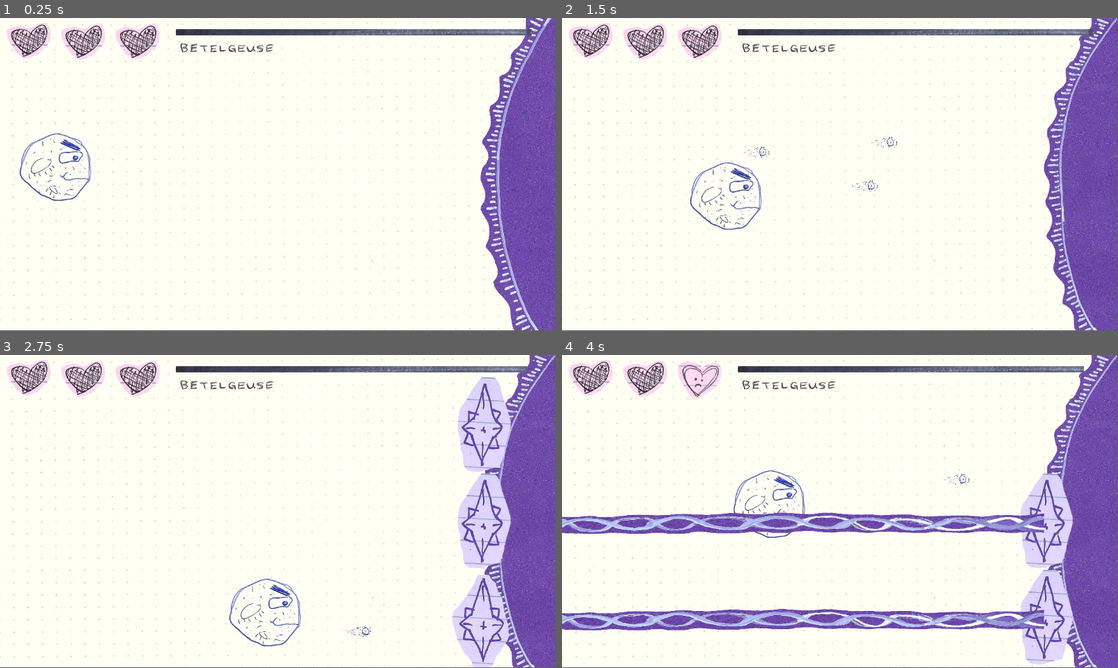
Above: before the commit, frames 1-4 (two rows, left to right).
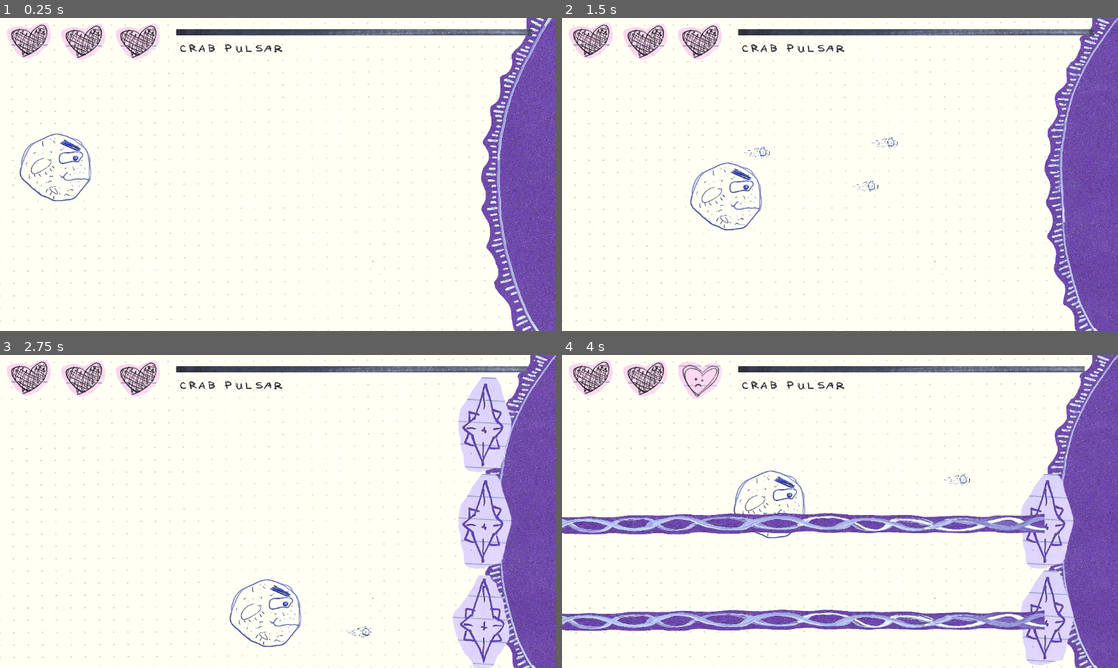
Above: after the commit, the same moments.

Repository: zirons1/Stargazing
Game: Godot game, scene res://levels/crab_battle.tscn
Two runs of this game, one before a commit and one after it. Both use one fixed random seed, a clock stepped at 60 frames per second and the inputs below. This scene is started directly instead of the project's main scene.
Inputs (mouse positions are in pixels of both pictures, inside the frame that each line leads up to):
- Up to frame 1 (0.25 s): no input
- Up to frame 2 (1.5 s): move the mouse to (962, 158) at 0.52 s; hold Right (player_right) 0.53-1.28 s; hold Space (space) 0.53-1.28 s; click (962, 158) at 0.67 s; move the mouse to (728, 190) at 1.27 s; hold Down (player_down) from 1.28 s (still down); tap Space (space) at 1.35 s
- Up to frame 3 (2.75 s): move the mouse to (333, 442) at 2.02 s; release Down (player_down) at 2.03 s; hold Right (player_right) from 2.03 s (still down); hold Space (space) from 2.03 s (still down)
- Up to frame 4 (4 s): move the mouse to (812, 574) at 2.77 s; release Right (player_right) at 2.78 s; release Space (space) at 2.78 s; hold Up (player_up) 2.78-3.53 s; tap Space (space) at 2.85 s; click (812, 574) at 2.92 s; move the mouse to (1006, 558) at 3.52 s; hold Left (player_left) from 3.53 s (still down); hold Space (space) from 3.53 s (still down)
In our replay, the window is 799x449 before the commit and 800x450 after it. These sizes can differ from the game's own. Grey fills any space a smaller window leaves; there, only what the larger window draws over its background counts as a difference.

The runs differ from the first frame. In frame 1, 3.7% of the frame differs, in the area x 0-100%, y 0-100%; in frame 2, 3.9%; in frame 3, 4.6%; in frame 4, 7.6%.

Commit message:
Fixed window in fullscreen

Diff:
--- a/levels/crab_battle.gd
+++ b/levels/crab_battle.gd
@@ -28,7 +28,7 @@
 	Events.health_zero.connect(game_over)
 	Events.star_dead.connect(victory)
 	stats_ui.set_enemy_max(crab_pulsar.health)
-	stats_ui.set_star_health_name(1)
+	stats_ui.set_star_health_name(2)
 	stats_ui.player_health.set_health(Events.player_health)
 	get_tree().create_timer(randf_range(1.5, 2.5)).timeout.connect(func(): pulsar(150))
 	get_tree().create_timer(randf_range(1.5, 2.5)).timeout.connect(func(): pulsar(350))
--- a/project.godot
+++ b/project.godot
@@ -18,6 +18,10 @@
 [autoload]
 
 Events="*res://events.gd"
+
+[display]
+
+window/stretch/mode="viewport"
 
 [input]
 
Not shown, changed: export_presets.cfg
